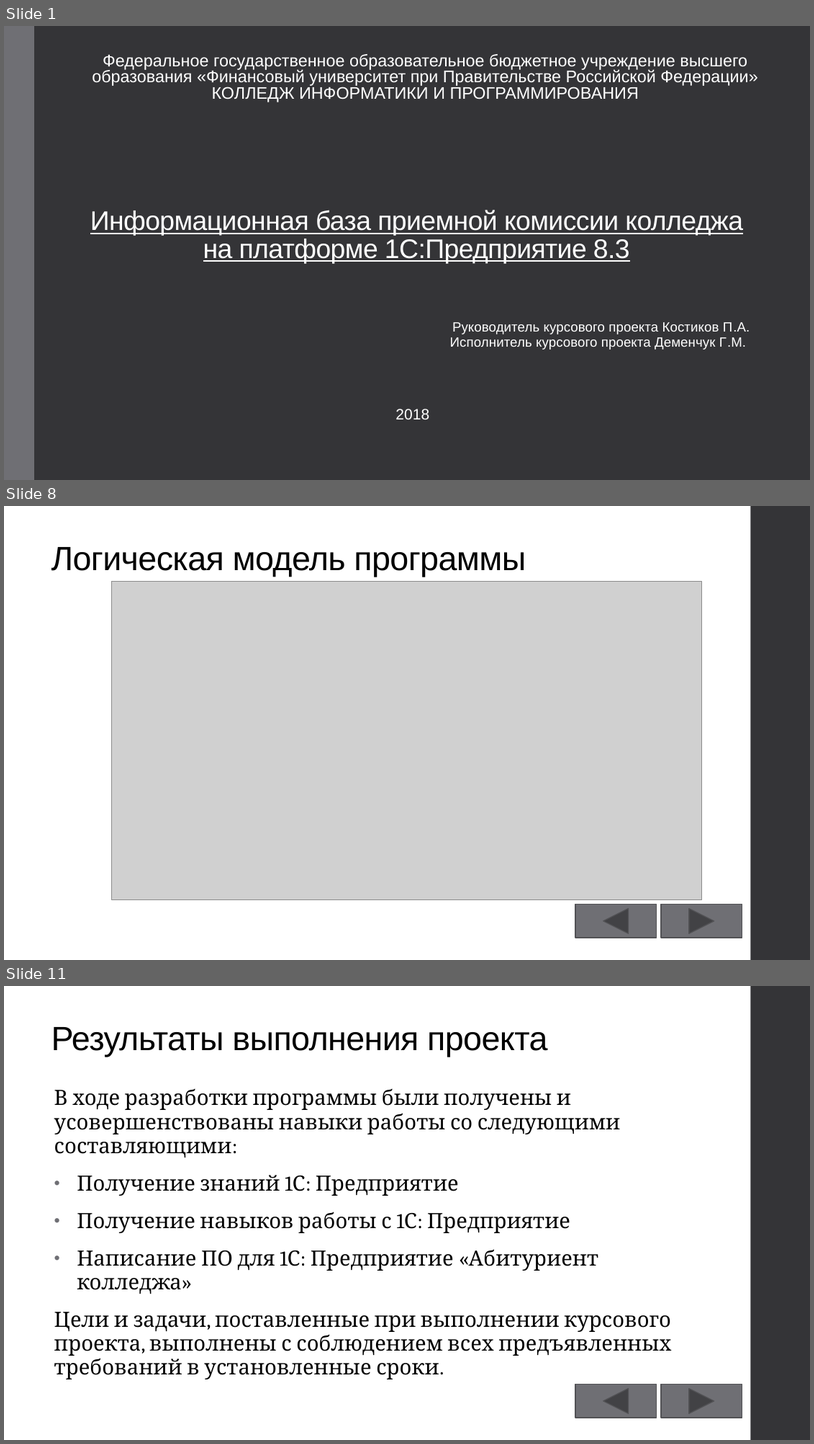
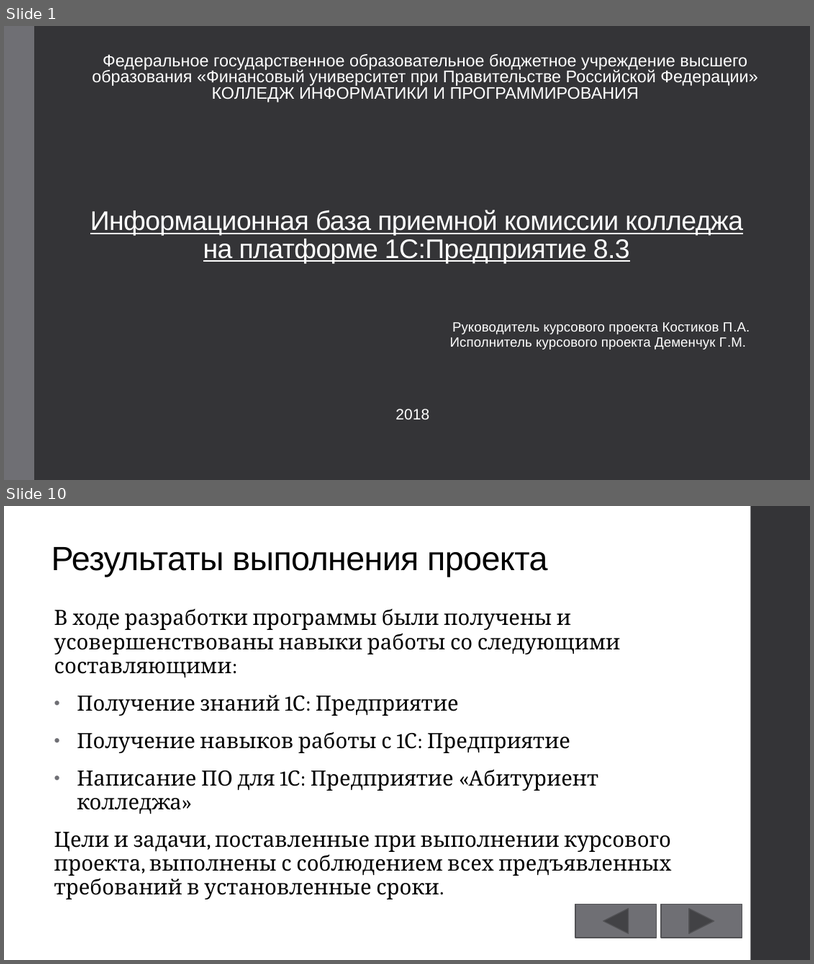
Before and after one commit to GeorgiyDemo/KIP, a slide deck: Course III/БД/1C/Курсовой/Презентация.pptx. Shown one above the other, each under a label of ours: slides 1, 8 and 11 before the commit, slides 1 and 10 after it; the slides between them are not shown. The pictures are 814x1444 and 814x964 pixels, drawn with LibreOffice and Linux fonts; fonts in the diff are those of the drawing; grey boxes stand for pictures. Boxes give left, top, right and bottom in pixels: in the first picture for what was removed or moved away, otherwise in the second. Text is boxed around its words. In the diff, an @@ line names an element or a change of style, - is before the commit and + after.

```diff
--- a/Course III/БД/1C/Курсовой/Презентация.pptx
+++ b/Course III/БД/1C/Курсовой/Презентация.pptx
@@ slide 8 removed at bbox=[4, 506, 810, 960], background #FFFFFF; not listed: 1 template element that a slide beside it also shows @@
@@ title removed at bbox=[52, 547, 526, 577] @@
-Логическая модель программы
@@ picture removed at bbox=[112, 581, 702, 900] @@
@@ action button back previous removed at bbox=[576, 904, 657, 937] @@
@@ action button forward next removed at bbox=[661, 904, 743, 937] @@
@@ what was slide 11 is now slide 10 @@
```
Also in this commit, not shown: 4 slides changed, 4 slides added, 4 other slides removed, 1 other file.
